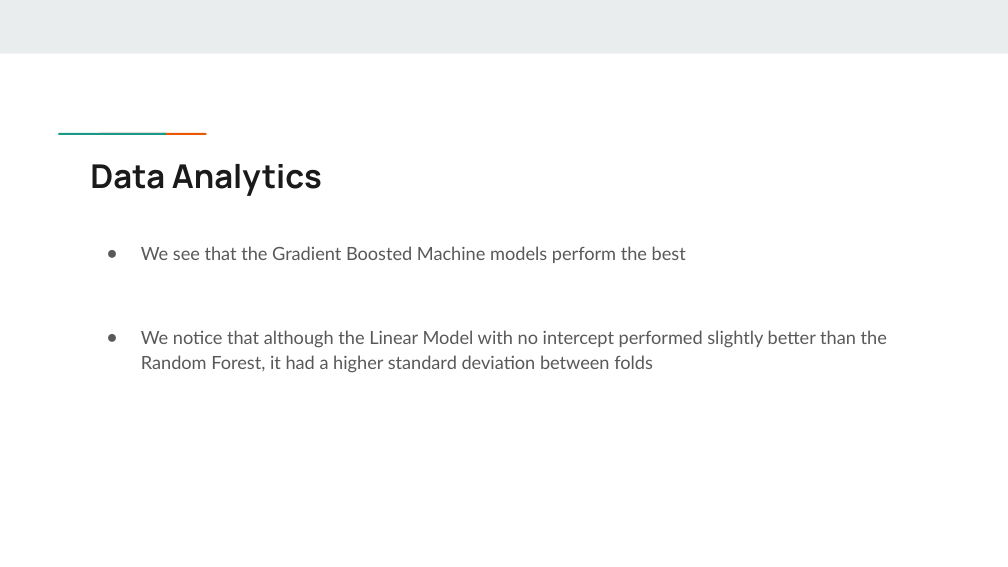
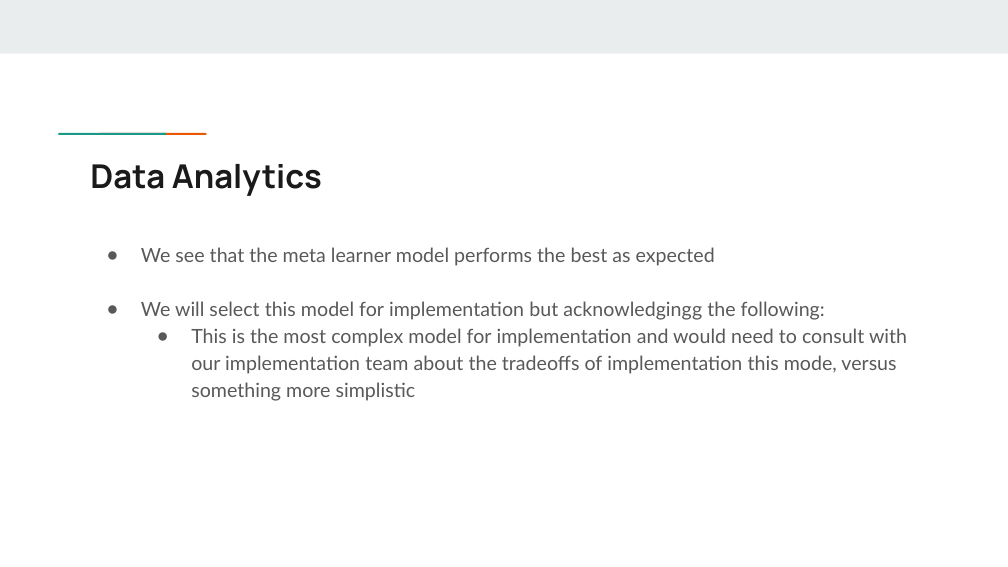
Before and after one commit to dmatlock96/Intro_Data_Science_Final_Project, a slide deck: slide 22 of COMP 494 Example Final Project Presentation.pptx (slide 17 before the commit). Drawn at 1008x567 pixels with LibreOffice and Linux fonts; fonts in the diff are those of the drawing. Boxes give left, top, right and bottom in pixels: in the first picture for what was removed or moved away, otherwise in the second. Text is boxed around its words. In the diff, an @@ line names an element or a change of style, - is before the commit and + after.

```diff
--- a/COMP 494 Example Final Project Presentation.pptx
+++ b/COMP 494 Example Final Project Presentation.pptx
@@ text at box(141, 247, 907, 401): text changed; size 13 to 14 pt @@
-● We see that the Gradient Boosted Machine models perform the best
-● We notice that although the Linear Model with no intercept performed slightly better than the Random Forest, it had a higher standard deviation between folds
+● We see that the meta learner model performs the best as expected
+● We will select this model for implementation but acknowledgingg the following:
+  ● This is the most complex model for implementation and would need to consult with our implementation team about the tradeoffs of implementation this mode, versus something more simplistic
```
Also in this commit, not shown: 3 other slides changed, 6 slides added, 1 slide removed, 2 other files.
